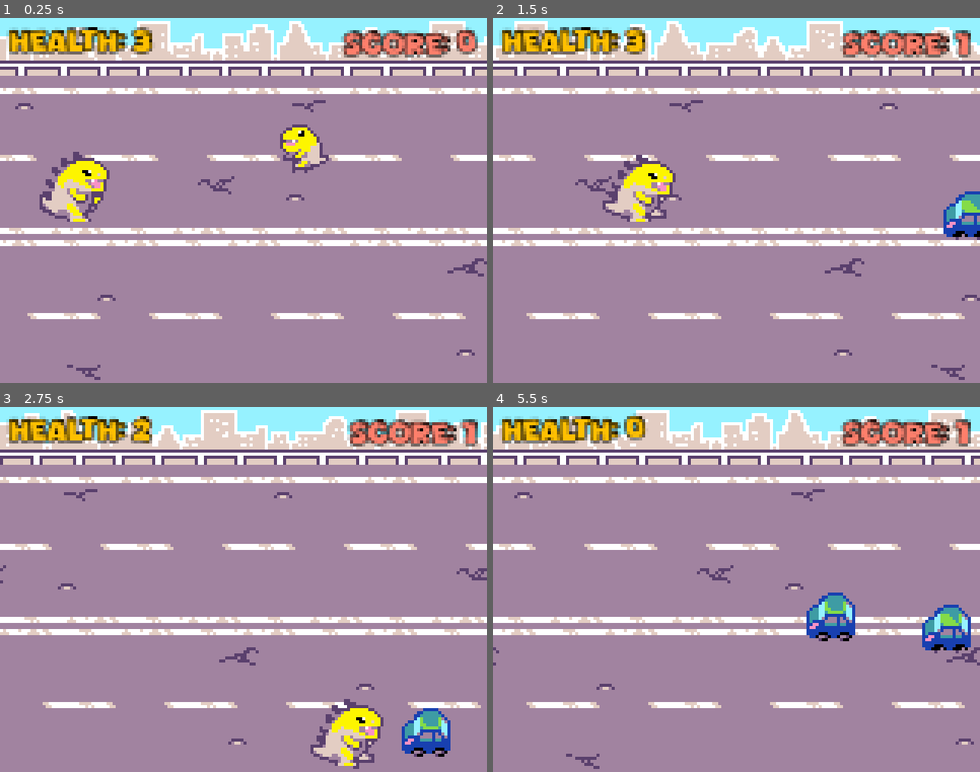
Above: before the commit, frames 1-4 (two rows, left to right).
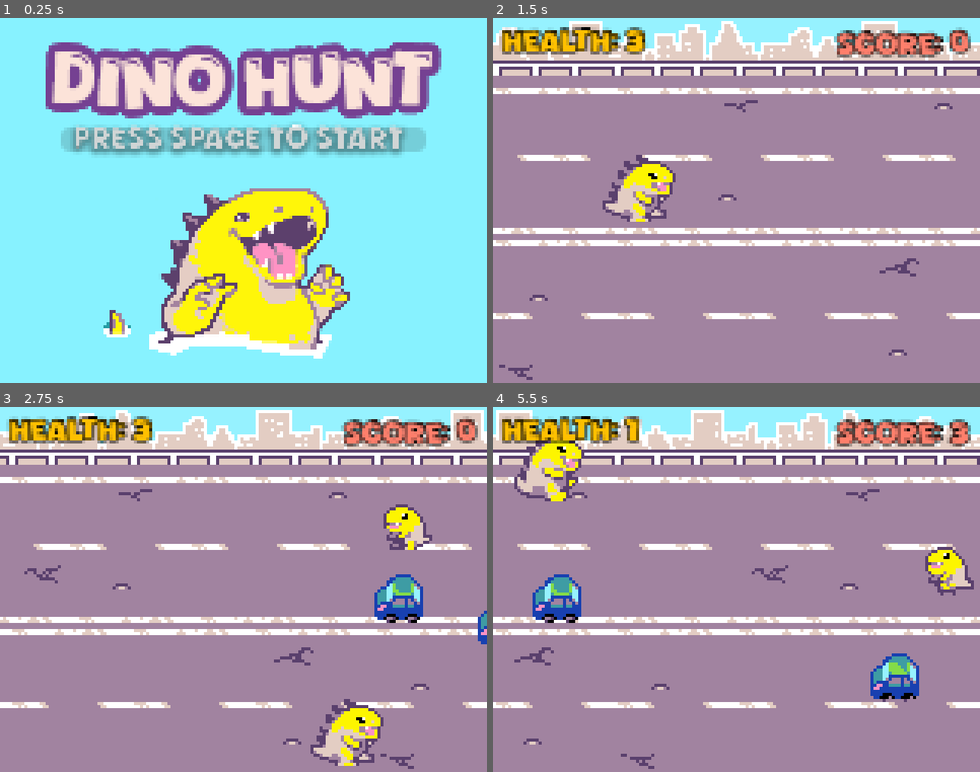
Above: after the commit, the same moments.

Repository: FluidPlay/dinohunt-godot
Game: Godot game, scene res://GameScenes/intro.tscn
The game is run twice, just before and just after one commit, with the same random seed, the same clock (stepped at 60 frames per second) and the same inputs. Before the commit the project starts from res://GameScenes/game.tscn. Sound files missing from this copy of the repository are replaced by a short silence.
Inputs (mouse positions are in pixels of both pictures, inside the frame that each line leads up to):
- Up to frame 1 (0.25 s): no input
- Up to frame 2 (1.5 s): click (736, 138) at 0.52 s; tap Enter (ui_accept) at 1.25, 1.35 s; hold Right (ui_right) from 1.28 s (still down)
- Up to frame 3 (2.75 s): tap Enter (ui_accept) at 1.52, 1.82, 2.1, 2.27, 2.57 s; release Right (ui_right) at 2.03 s; hold Down (ui_down) from 2.03 s (still down)
- Up to frame 4 (5.5 s): release Down (ui_down) at 2.78 s; hold Right (ui_right) 2.78-3.53 s; tap Enter (ui_accept) at 2.85, 3.6, 3.77, 4.07, 4.35, 4.52, 4.82, 5.1, 5.27 s; hold Up (ui_up) 3.53-4.28 s; hold Left (ui_left) from 4.28 s (still down)

The runs differ from the first frame. In frame 1, 94% of the frame differs, in the area x 0-100%, y 0-100%; in frame 2, 13%; in frame 3, 15%; in frame 4, 18%.

Commit message:
* First full working version
added load scene etc

Diff:
--- a/GameScenes/game.tscn
+++ b/GameScenes/game.tscn
@@ -1,17 +1,17 @@
-[gd_scene load_steps=33 format=3 uid="uid://ce4qu0mcf5j83"]
+[gd_scene load_steps=24 format=3 uid="uid://ce4qu0mcf5j83"]
 
 [ext_resource type="Texture2D" uid="uid://clqw6p4x5ss8" path="res://Textures/dino-game-bg.png" id="1_0nu2a"]
 [ext_resource type="Script" path="res://Scripts/Move.gd" id="1_lc3gh"]
+[ext_resource type="PackedScene" uid="uid://cl4yque6d5oio" path="res://GameScenes/intro.tscn" id="2_1bye3"]
 [ext_resource type="Texture2D" uid="uid://bo1jlpkt8sn54" path="res://Textures/dino-atlas.png" id="2_qoh8m"]
 [ext_resource type="Script" path="res://Scripts/HealthSystem.gd" id="3_x0t6v"]
 [ext_resource type="PackedScene" uid="uid://dyfy61vnvbpf5" path="res://ObjectScenes/car.tscn" id="4_k8c7d"]
 [ext_resource type="Script" path="res://Scripts/ObjectCreatorArea.gd" id="5_x88au"]
-[ext_resource type="Script" path="res://Scripts/AutoMove.gd" id="7_ebr4o"]
-[ext_resource type="Texture2D" uid="uid://cn1i776rhwye0" path="res://Textures/babydino-atlas.png" id="7_puuma"]
 [ext_resource type="FontFile" uid="uid://duttxqp08kjc2" path="res://Fonts/Dinofiles-6RR9Y.ttf" id="9_glk6c"]
-[ext_resource type="Script" path="res://Scripts/Collectable.gd" id="9_tf01e"]
+[ext_resource type="PackedScene" uid="uid://cso67h378e3rm" path="res://ObjectScenes/baby_dino.tscn" id="10_asg6n"]
 [ext_resource type="Script" path="res://Scripts/GameManager.gd" id="10_txpwg"]
-[ext_resource type="AudioStream" uid="uid://cei0rn0k31g3q" path="res://Sounds/FX/pickupCoin.wav" id="10_x7qxb"]
+[ext_resource type="AudioStream" uid="uid://baj2yq0dtiwl4" path="res://Sounds/bit-shift-kevin-macleod-main-version-24901-03-12.mp3" id="13_k5dud"]
+[ext_resource type="AudioStream" uid="uid://b7ll071me43i2" path="res://Sounds/FX/death-scream.mp3" id="15_t7g7f"]
 
 [sub_resource type="RectangleShape2D" id="RectangleShape2D_soua5"]
 size = Vector2(32, 120)
@@ -74,64 +74,16 @@
 [sub_resource type="RectangleShape2D" id="RectangleShape2D_5xidl"]
 size = Vector2(12, 86)
 
-[sub_resource type="AtlasTexture" id="AtlasTexture_k6xhl"]
-atlas = ExtResource("7_puuma")
-region = Rect2(0, 0, 16, 16)
-
-[sub_resource type="AtlasTexture" id="AtlasTexture_3ok1v"]
-atlas = ExtResource("7_puuma")
-region = Rect2(17, 0, 16, 16)
-
-[sub_resource type="AtlasTexture" id="AtlasTexture_mmf7s"]
-atlas = ExtResource("7_puuma")
-region = Rect2(34, 0, 16, 16)
-
-[sub_resource type="AtlasTexture" id="AtlasTexture_7tggy"]
-atlas = ExtResource("7_puuma")
-region = Rect2(51, 0, 16, 16)
-
-[sub_resource type="AtlasTexture" id="AtlasTexture_7fccv"]
-atlas = ExtResource("7_puuma")
-region = Rect2(68, 0, 16, 16)
-
-[sub_resource type="AtlasTexture" id="AtlasTexture_xffqn"]
-atlas = ExtResource("7_puuma")
-region = Rect2(85, 0, 16, 16)
-
-[sub_resource type="SpriteFrames" id="SpriteFrames_i8vsb"]
-animations = [{
-"frames": [{
-"duration": 1.0,
-"texture": SubResource("AtlasTexture_k6xhl")
-}, {
-"duration": 1.0,
-"texture": SubResource("AtlasTexture_3ok1v")
-}, {
-"duration": 1.0,
-"texture": SubResource("AtlasTexture_mmf7s")
-}, {
-"duration": 1.0,
-"texture": SubResource("AtlasTexture_7tggy")
-}, {
-"duration": 1.0,
-"texture": SubResource("AtlasTexture_7fccv")
-}, {
-"duration": 1.0,
-"texture": SubResource("AtlasTexture_xffqn")
-}],
-"loop": true,
-"name": &"walk",
-"speed": 10.0
-}]
-
-[sub_resource type="RectangleShape2D" id="RectangleShape2D_5hyon"]
-size = Vector2(19, 19)
-
-[sub_resource type="RectangleShape2D" id="RectangleShape2D_ef1ys"]
-size = Vector2(22, 22)
-
 [node name="Root" type="Node2D"]
 metadata/_edit_vertical_guides_ = [160.0, 0.0]
+
+[node name="GameManager" type="Node" parent="." node_paths=PackedStringArray("P1Health_label", "P1Score_label")]
+unique_name_in_owner = true
+script = ExtResource("10_txpwg")
+P1Health_label = NodePath("../CanvasLayer/P1Health_label")
+P1Score_label = NodePath("../CanvasLayer/P1Score_label")
+intro_scene = ExtResource("2_1bye3")
+game_scene = null
 
 [node name="BG_root" type="Node2D" parent="."]
 
@@ -191,6 +143,7 @@
 shape = SubResource("RectangleShape2D_aqqvd")
 
 [node name="Player" type="CharacterBody2D" parent="." groups=["Player"]]
+process_mode = 1
 position = Vector2(24, 55)
 collision_mask = 8
 motion_mode = 1
@@ -208,8 +161,15 @@
 [node name="CollisionShape2D" type="CollisionShape2D" parent="Player"]
 shape = SubResource("RectangleShape2D_3yf7k")
 
-[node name="HealthSystem" type="Node" parent="Player"]
+[node name="HealthSystem" type="Node" parent="Player" node_paths=PackedStringArray("death_sound_stream")]
 script = ExtResource("3_x0t6v")
+death_sound_stream = NodePath("../DeathSound")
+
+[node name="DeathSound" type="AudioStreamPlayer2D" parent="Player"]
+position = Vector2(-24, -55)
+stream = ExtResource("15_t7g7f")
+volume_db = 7.703
+pitch_scale = 0.98
 
 [node name="CarSpawner" type="Area2D" parent="." node_paths=PackedStringArray("box_collider2d")]
 position = Vector2(173, 69)
@@ -220,32 +180,14 @@
 [node name="CollisionShape2D" type="CollisionShape2D" parent="CarSpawner"]
 shape = SubResource("RectangleShape2D_5xidl")
 
-[node name="BabyDino_Root" type="CharacterBody2D" parent="."]
-collision_layer = 2
-script = ExtResource("7_ebr4o")
-direction = Vector2(-15, 0)
-
-[node name="AnimatedSprite2D" type="AnimatedSprite2D" parent="BabyDino_Root"]
-texture_filter = 1
-position = Vector2(107, 43)
-sprite_frames = SubResource("SpriteFrames_i8vsb")
-animation = &"walk"
-autoplay = "walk"
-
-[node name="CollisionShape2D" type="CollisionShape2D" parent="BabyDino_Root"]
-position = Vector2(107, 43)
-shape = SubResource("RectangleShape2D_5hyon")
-
-[node name="Collectable" type="Area2D" parent="BabyDino_Root"]
-collision_layer = 2
-script = ExtResource("9_tf01e")
-
-[node name="CollisionShape2D" type="CollisionShape2D" parent="BabyDino_Root/Collectable"]
-position = Vector2(107, 43)
-shape = SubResource("RectangleShape2D_ef1ys")
-
-[node name="AudioStreamPlayer2D" type="AudioStreamPlayer2D" parent="BabyDino_Root/Collectable"]
-stream = ExtResource("10_x7qxb")
+[node name="BabyDinoSpawner" type="Area2D" parent="." node_paths=PackedStringArray("box_collider2d")]
+position = Vector2(173, 69)
+script = ExtResource("5_x88au")
+object_to_spawn = ExtResource("10_asg6n")
+box_collider2d = NodePath("CollisionShape2D")
+
+[node name="CollisionShape2D" type="CollisionShape2D" parent="BabyDinoSpawner"]
+shape = SubResource("RectangleShape2D_5xidl")
 
 [node name="CanvasLayer" type="CanvasLayer" parent="."]
 
@@ -296,8 +238,13 @@
 autowrap_mode = 0
 text_direction = 2
 
-[node name="GameManager" type="Node" parent="." node_paths=PackedStringArray("P1Health_label", "P1Score_label")]
-unique_name_in_owner = true
-script = ExtResource("10_txpwg")
-P1Health_label = NodePath("../CanvasLayer/P1Health_label")
-P1Score_label = NodePath("../CanvasLayer/P1Score_label")
+[node name="Sounds" type="Node" parent="."]
+
+[node name="BG_Music" type="AudioStreamPlayer" parent="Sounds"]
+stream = ExtResource("13_k5dud")
+volume_db = -8.0
+autoplay = true
+
+[node name="Death_Scream" type="AudioStreamPlayer" parent="Sounds"]
+stream = ExtResource("15_t7g7f")
+pitch_scale = 1.2
--- /dev/null
+++ b/GameScenes/intro.tscn
@@ -0,0 +1,55 @@
+[gd_scene load_steps=6 format=3 uid="uid://cl4yque6d5oio"]
+
+[ext_resource type="Script" path="res://Scripts/GameManager.gd" id="1_hoi27"]
+[ext_resource type="PackedScene" uid="uid://ce4qu0mcf5j83" path="res://GameScenes/game.tscn" id="2_7b4p4"]
+[ext_resource type="Texture2D" uid="uid://cb0nl145vkpd6" path="res://Textures/DinoHunt_title.png" id="2_qbwke"]
+[ext_resource type="AudioStream" uid="uid://boa43m6swdb7y" path="res://Sounds/itty-bitty-8-bit-kevin-macleod-main-version-7983-03-13.mp3" id="3_ukcvi"]
+[ext_resource type="Script" path="res://Scripts/KeyShortcut.gd" id="4_nu8fu"]
+
+[node name="Root" type="Node2D"]
+metadata/_edit_vertical_guides_ = [160.0, 0.0]
+
+[node name="GameManager" type="Node" parent="." node_paths=PackedStringArray("P1Health_label", "P1Score_label")]
+unique_name_in_owner = true
+script = ExtResource("1_hoi27")
+P1Health_label = NodePath("")
+P1Score_label = NodePath("")
+intro_scene = null
+game_scene = ExtResource("2_7b4p4")
+
+[node name="CanvasLayer" type="CanvasLayer" parent="."]
+
+[node name="CenterContainer" type="CenterContainer" parent="CanvasLayer"]
+anchors_preset = 15
+anchor_right = 1.0
+anchor_bottom = 1.0
+grow_horizontal = 2
+grow_vertical = 2
+size_flags_horizontal = 6
+size_flags_vertical = 6
+
+[node name="Sprite2D" type="Sprite2D" parent="CanvasLayer/CenterContainer"]
+texture = ExtResource("2_qbwke")
+centered = false
+
+[node name="StartButton" type="Button" parent="CanvasLayer"]
+modulate = Color(1, 1, 1, 0.278431)
+custom_minimum_size = Vector2(120, 0)
+layout_direction = 2
+anchors_preset = 5
+anchor_left = 0.5
+anchor_right = 0.5
+offset_left = -28.9175
+offset_top = 35.8672
+offset_right = 28.9175
+offset_bottom = 43.8672
+grow_horizontal = 2
+script = ExtResource("4_nu8fu")
+
+[node name="Sounds" type="Node" parent="."]
+
+[node name="BG_Music" type="AudioStreamPlayer" parent="Sounds"]
+stream = ExtResource("3_ukcvi")
+autoplay = true
+
+[connection signal="pressed" from="CanvasLayer/StartButton" to="GameManager" method="start_game"]
--- /dev/null
+++ b/ObjectScenes/baby_dino.tscn
@@ -0,0 +1,87 @@
+[gd_scene load_steps=14 format=3 uid="uid://cso67h378e3rm"]
+
+[ext_resource type="Script" path="res://Scripts/AutoMove.gd" id="1_2snxn"]
+[ext_resource type="Texture2D" uid="uid://cn1i776rhwye0" path="res://Textures/babydino-atlas.png" id="2_xjmdh"]
+[ext_resource type="Script" path="res://Scripts/Collectable.gd" id="3_ryiup"]
+[ext_resource type="AudioStream" uid="uid://cei0rn0k31g3q" path="res://Sounds/FX/pickupCoin.wav" id="4_vtnbk"]
+
+[sub_resource type="AtlasTexture" id="AtlasTexture_k6xhl"]
+atlas = ExtResource("2_xjmdh")
+region = Rect2(0, 0, 16, 16)
+
+[sub_resource type="AtlasTexture" id="AtlasTexture_3ok1v"]
+atlas = ExtResource("2_xjmdh")
+region = Rect2(17, 0, 16, 16)
+
+[sub_resource type="AtlasTexture" id="AtlasTexture_mmf7s"]
+atlas = ExtResource("2_xjmdh")
+region = Rect2(34, 0, 16, 16)
+
+[sub_resource type="AtlasTexture" id="AtlasTexture_7tggy"]
+atlas = ExtResource("2_xjmdh")
+region = Rect2(51, 0, 16, 16)
+
+[sub_resource type="AtlasTexture" id="AtlasTexture_7fccv"]
+atlas = ExtResource("2_xjmdh")
+region = Rect2(68, 0, 16, 16)
+
+[sub_resource type="AtlasTexture" id="AtlasTexture_xffqn"]
+atlas = ExtResource("2_xjmdh")
+region = Rect2(85, 0, 16, 16)
+
+[sub_resource type="SpriteFrames" id="SpriteFrames_i8vsb"]
+animations = [{
+"frames": [{
+"duration": 1.0,
+"texture": SubResource("AtlasTexture_k6xhl")
+}, {
+"duration": 1.0,
+"texture": SubResource("AtlasTexture_3ok1v")
+}, {
+"duration": 1.0,
+"texture": SubResource("AtlasTexture_mmf7s")
+}, {
+"duration": 1.0,
+"texture": SubResource("AtlasTexture_7tggy")
+}, {
+"duration": 1.0,
+"texture": SubResource("AtlasTexture_7fccv")
+}, {
+"duration": 1.0,
+"texture": SubResource("AtlasTexture_xffqn")
+}],
+"loop": true,
+"name": &"walk",
+"speed": 10.0
+}]
+
+[sub_resource type="RectangleShape2D" id="RectangleShape2D_5hyon"]
+size = Vector2(19, 19)
+
+[sub_resource type="RectangleShape2D" id="RectangleShape2D_ef1ys"]
+size = Vector2(22, 22)
+
+[node name="BabyDino_Root" type="CharacterBody2D"]
+collision_layer = 2
+script = ExtResource("1_2snxn")
+direction = Vector2(-15, 0)
+
+[node name="AnimatedSprite2D" type="AnimatedSprite2D" parent="."]
+texture_filter = 1
+sprite_frames = SubResource("SpriteFrames_i8vsb")
+animation = &"walk"
+autoplay = "walk"
+
+[node name="CollisionShape2D" type="CollisionShape2D" parent="."]
+shape = SubResource("RectangleShape2D_5hyon")
+
+[node name="Collectable" type="Area2D" parent="." node_paths=PackedStringArray("collection_sound")]
+collision_layer = 2
+script = ExtResource("3_ryiup")
+collection_sound = NodePath("CollectionSound")
+
+[node name="CollisionShape2D" type="CollisionShape2D" parent="Collectable"]
+shape = SubResource("RectangleShape2D_ef1ys")
+
+[node name="CollectionSound" type="AudioStreamPlayer2D" parent="Collectable"]
+stream = ExtResource("4_vtnbk")
--- a/Scripts/Collectable.gd
+++ b/Scripts/Collectable.gd
@@ -2,17 +2,19 @@
 
 # Variables
 @export var points_to_add : int = 1
-@onready var game_manager: Node = %GameManager
-#@onready var audio_stream_player = $AudioStreamPlayer2D
+var game_manager: Node
+#@onready var collection_sound = $AudioStreamPlayer2D
 
 # That one is optional, we use get_node_or_null to prevent warnings when null
-@onready var audio_stream_player := get_node_or_null("AudioStreamPlayer2D") as AudioStreamPlayer2D
+# get_node_or_null("AudioStreamPlayer2D") as AudioStreamPlayer2D
+@export var collection_sound: AudioStreamPlayer2D
 var player_number = -1
 var was_collected:bool = false
 
 ## Connect Signal through code instead of using the 'Node' panel
 func _ready() -> void:
 	self.body_entered.connect(_on_body_entered)
+	game_manager = get_tree().root.get_node("Root").get_node("GameManager")
 
 # This function is called when the Area2D detects a collision
 func _on_body_entered(otherguy: Node2D) -> void:
@@ -33,15 +35,15 @@
 
 	# otherguy.get_node("HealthSystem").on_try_modify_health.emit(health_change)
 	if game_manager != null and player_number != -1:
+		print("here")
 		game_manager.on_add_score.emit(points_to_add, player_number)
 
 	var root = get_parent()
 	root.hide()
 
-	if audio_stream_player != null:
-		audio_stream_player.play()
-
-	await audio_stream_player.finished
+	if collection_sound != null:
+		collection_sound.play()
+		await collection_sound.finished
 
 	# Destroy this object ('s parent) after it's collected
 	root.queue_free()
--- a/Scripts/GameManager.gd
+++ b/Scripts/GameManager.gd
@@ -2,6 +2,7 @@
 
 signal on_set_health
 signal on_add_score
+signal on_start_game
 
 @export var P1Health_label:RichTextLabel
 @export var P2Health_label:RichTextLabel
@@ -9,19 +10,51 @@
 @export var P1Score_label:RichTextLabel
 @export var P2Score_label:RichTextLabel
 
+@export var intro_scene : PackedScene
+@export var game_scene : PackedScene
+
+enum reload_scene_options { intro_scene, game_scene }
+@export var reload_scene_on_death: reload_scene_options
+@export var reload_scene_delay:float = 3.0
+
 var P1Score:int = 0
 var P2Score:int = 0
+
+var instance:GameManager
 
 # Called when the node enters the scene tree for the first time.
 func _ready() -> void:
 	on_set_health.connect(set_health)
 	on_add_score.connect(add_score)
+	on_start_game.connect(start_game)
+	instance = self
+
+func start_game() -> void:
+	if !game_scene == null:
+		load_scene.call_deferred(game_scene)
 
 func set_health(newHealth, pNumber):
 	if (pNumber == 0):
 		P1Health_label.text = "Health: "+str(newHealth)
+		if newHealth <= 0:
+			death()
+
+func death():
+	print("Died")
+	get_tree().paused = true
+	await get_tree().create_timer(reload_scene_delay).timeout
+	print("Load next")
+	var next_scene = intro_scene if reload_scene_on_death == reload_scene_options.intro_scene \
+								 else game_scene
+
+	load_scene.call_deferred(next_scene)
+	get_tree().paused = false
+
+func load_scene(next_scene):
+	SceneSwitcher.switch_scene(next_scene.resource_path)
 
 func add_score(points, pNumber):
+	print("p number: "+str(pNumber))
 	if (pNumber == 0):
 		P1Score += points
 		P1Score_label.text = "Score: "+str(P1Score)
--- a/Scripts/HealthSystem.gd
+++ b/Scripts/HealthSystem.gd
@@ -5,12 +5,16 @@
 var max_health : int = 3
 var player_number : int = -1
 
-# Reference to GameManager
-@onready var game_manager: Node = %GameManager
+# @onready var death_sound_stream := get_node_or_null("AudioStreamPlayer2D") as AudioStreamPlayer2D
+@export var death_sound_stream : AudioStreamPlayer2D
+
+var game_manager: Node
 
 signal on_try_modify_health
 
 func _ready():
+	game_manager = get_tree().root.get_node("Root").get_node("GameManager")
+
 	on_try_modify_health.connect(try_modify_health)
 
 	# Set the player number based on the node name (could use groups)
@@ -32,19 +36,30 @@
 
 # Modify the player's health and update the UI
 func try_modify_health(amount : int):
-	# Avoid exceeding max health
-	if health + amount > max_health:
-		amount = max_health - health
 
 	health += amount
-	print("New Health: "+str(health))
 
-	# Update the UI if needed
+	# Avoid exceeding max health or going below zero
+	health = clamp(health, 0, max_health)
+	#print("New Health: "+str(health))
+
+
+	# Update the Game Manager / UI if needed
 	if game_manager != null and player_number != -1:
 		#game_manager.set_health(health, player_number)
 		game_manager.on_set_health.emit(health, player_number)
 
 	# If health is zero or below, destroy the player
 	if health <= 0:
-		get_parent().queue_free()  # Equivalent to Destroy(gameObject) in Unity
-		#TODO: Load scene after delay
+		var root = get_parent()
+		root.hide()
+
+		if death_sound_stream != null:
+			# Assures the death_sound will play even with the paused game
+			death_sound_stream.process_mode = PROCESS_MODE_ALWAYS
+			death_sound_stream.play()
+			await death_sound_stream.finished
+			# Destroy this object ('s parent) after it's collected
+			root.queue_free()
+		else:
+			root.queue_free()
--- /dev/null
+++ b/Scripts/KeyShortcut.gd
@@ -0,0 +1,14 @@
+extends Button
+
+@export var input_action_id : String = "ui_accept"
+
+func _input(_event):
+	if Input.is_action_just_pressed(input_action_id):
+		print("Space key pressed")
+		pressed.emit()
+
+#func _ready() -> void:
+	#pressed.connect(button_pressed)
+
+#func button_pressed() -> void:
+	#pass
--- a/Scripts/ObjectCreatorArea.gd
+++ b/Scripts/ObjectCreatorArea.gd
@@ -5,6 +5,8 @@
 
 # Configure the spawning pattern
 @export var spawn_interval : float = 1.0
+@export var spawn_interval_mult : float = 1.0
+@export var spawn_interval_min : float = 0.25
 @export var box_collider2d : CollisionShape2D
 var timer : Timer
 
@@ -20,11 +22,9 @@
 
 # Waits for spawn_interval seconds before spawning
 func await_spawn_object():
-	# await get_tree().create_timer(1.0).timeout
 	timer.start()
 	await timer.timeout
 	spawn_object()
-	# timer.connect("timeout", self, "_on_timeout")
 
 # Actually spawn a new object
 func spawn_object():
@@ -42,5 +42,10 @@
 	# Add the new object as a child of the current node (or anywhere else you prefer)
 	get_parent().add_child(new_object)
 
+	# Updates spawn interval, can't be lower than spawn_interval_min
+	var new_interval = spawn_interval * spawn_interval_mult
+	spawn_interval = max(spawn_interval_min, new_interval)
+	timer.wait_time = spawn_interval
+
 	# Rinse and repeat
 	await_spawn_object()
--- /dev/null
+++ b/Scripts/Util.gd
@@ -0,0 +1,7 @@
+extends Node
+
+func get_child_by_class(start_node: Node, class_type: Variant):
+	for child in start_node.get_children():
+		if is_instance_of(child, class_type):
+			return child
+	return null
--- a/project.godot
+++ b/project.godot
@@ -11,9 +11,15 @@
 [application]
 
 config/name="DinoHunt-godot"
-run/main_scene="res://GameScenes/game.tscn"
+run/main_scene="res://GameScenes/intro.tscn"
 config/features=PackedStringArray("4.3", "Mobile")
 config/icon="res://icon.svg"
+
+[autoload]
+
+SceneSwitcher="*res://scene_switcher.gd"
+Util="*res://Scripts/Util.gd"
+GameManager="*res://Scripts/GameManager.gd"
 
 [display]
 
--- /dev/null
+++ b/scene_switcher.gd
@@ -0,0 +1,20 @@
+extends Node
+
+var current_scene = null
+
+func _ready() -> void:
+	var root = get_tree().root
+	# Get first child scene from root
+	current_scene = root.get_child(root.get_child_count()-1)
+
+
+# Called every frame. 'delta' is the elapsed time since the previous frame.
+func switch_scene(resource_path):
+	call_deferred("_deferred_switch_scene", resource_path)
+
+func _deferred_switch_scene(resource_path):
+	current_scene.free()
+	var scn = load(resource_path)
+	current_scene = scn.instantiate()
+	get_tree().root.add_child(current_scene)
+	get_tree().current_scene = current_scene
Not shown, added: Sounds/FX/death-scream.mp3.import
Binary file added: Textures/DinoHunt_title.png
Not shown, added: Textures/DinoHunt_title.png.import
Not shown, added: Sounds/FX/death-scream.mp3
